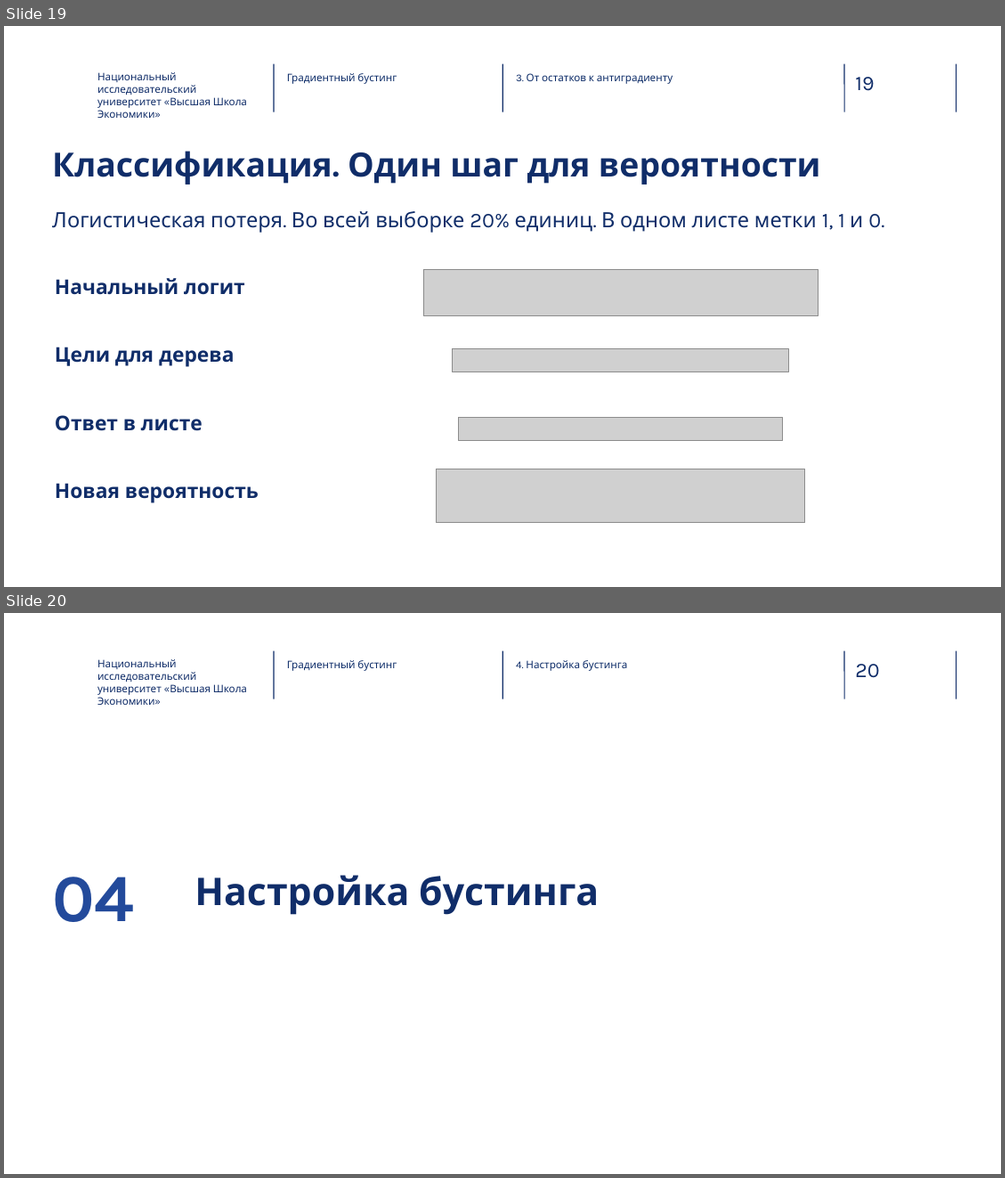
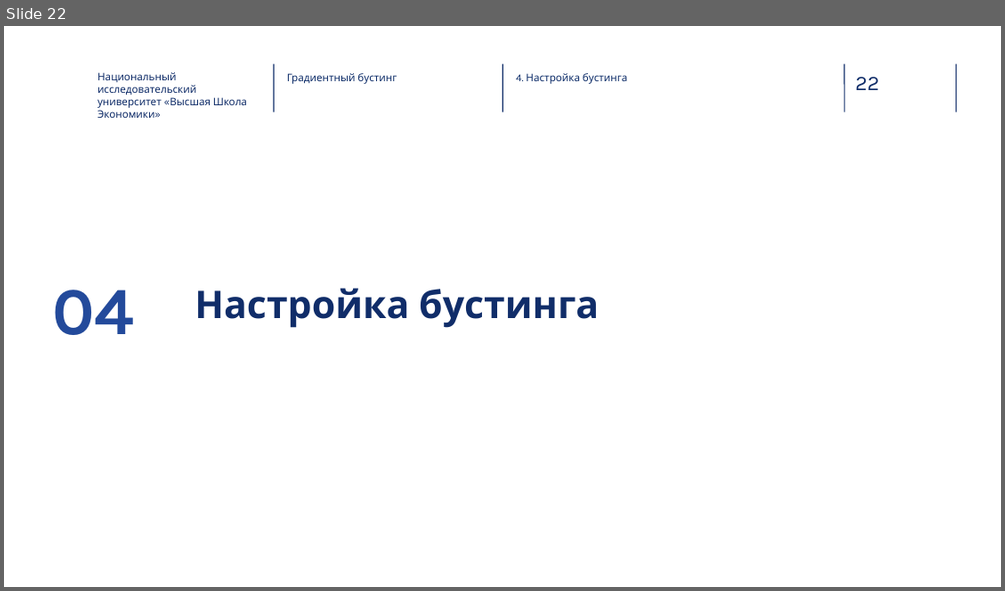
Before and after one commit to RAVasiliev/ML-FTiAD-2026, a slide deck: week09/source/lecture09.pptx. Shown one above the other, each under a label of ours: slides 19 and 20 before the commit, slide 22 after it. The pictures are 1005x1178 and 1005x591 pixels, drawn with LibreOffice and Linux fonts; fonts in the diff are those of the drawing; grey boxes stand for pictures; background and template pictures are left out. Boxes give left, top, right and bottom in pixels: in the first picture for what was removed or moved away, otherwise in the second. Text is boxed around its words. In the diff, an @@ line names an element or a change of style, - is before the commit and + after.

Commit message:
Обновить PowerPoint лекции о бустинге

```diff
--- a/week09/source/lecture09.pptx
+++ b/week09/source/lecture09.pptx
@@ slide 19 removed at <box>4,26,1001,587</box>, background picture (left out); not listed: 5 template elements that a slide beside it also shows @@
@@ text removed at <box>97,72,247,118</box> @@
-Национальный исследовательский университет «Высшая Школа Экономики»
@@ text removed at <box>287,73,396,84</box> @@
-Градиентный бустинг
@@ text removed at <box>516,73,672,84</box> @@
-3. От остатков к антиградиенту
@@ title removed at <box>52,151,821,184</box> @@
-Классификация. Один шаг для вероятности
@@ text removed at <box>52,211,884,232</box> @@
-Логистическая потеря. Во всей выборке 20% единиц. В одном листе метки 1, 1 и 0.
@@ text removed at <box>55,278,245,295</box> @@
-Начальный логит
@@ picture removed at <box>423,269,818,315</box> @@
@@ text removed at <box>55,346,235,367</box> @@
-Цели для дерева
@@ picture removed at <box>453,348,789,371</box> @@
@@ text removed at <box>55,415,202,431</box> @@
-Ответ в листе
@@ picture removed at <box>459,417,783,440</box> @@
@@ picture removed at <box>437,468,806,523</box> @@
@@ text removed at <box>55,483,259,503</box> @@
-Новая вероятность
@@ what was slide 20 is now slide 22 @@
@@ page number at <box>855,77,879,90</box>: text changed @@
-20
+22
```
Also in this commit, not shown: 2 slides changed, 5 slides added, 2 other slides removed.
